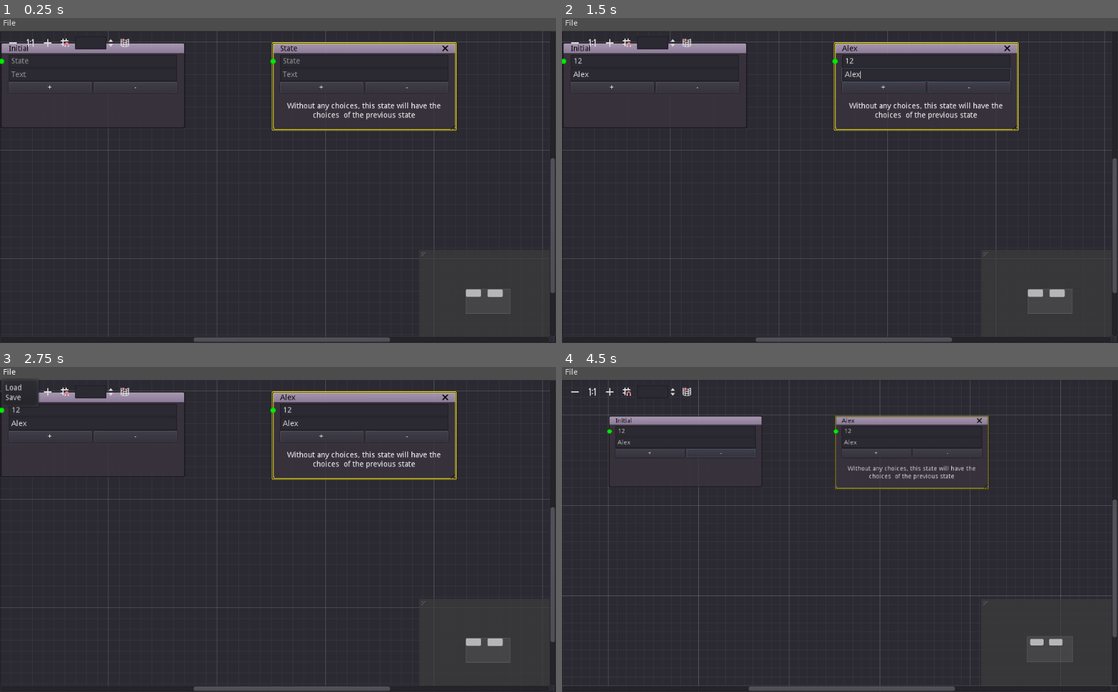
Above: before the commit, frames 1-4 (two rows, left to right).
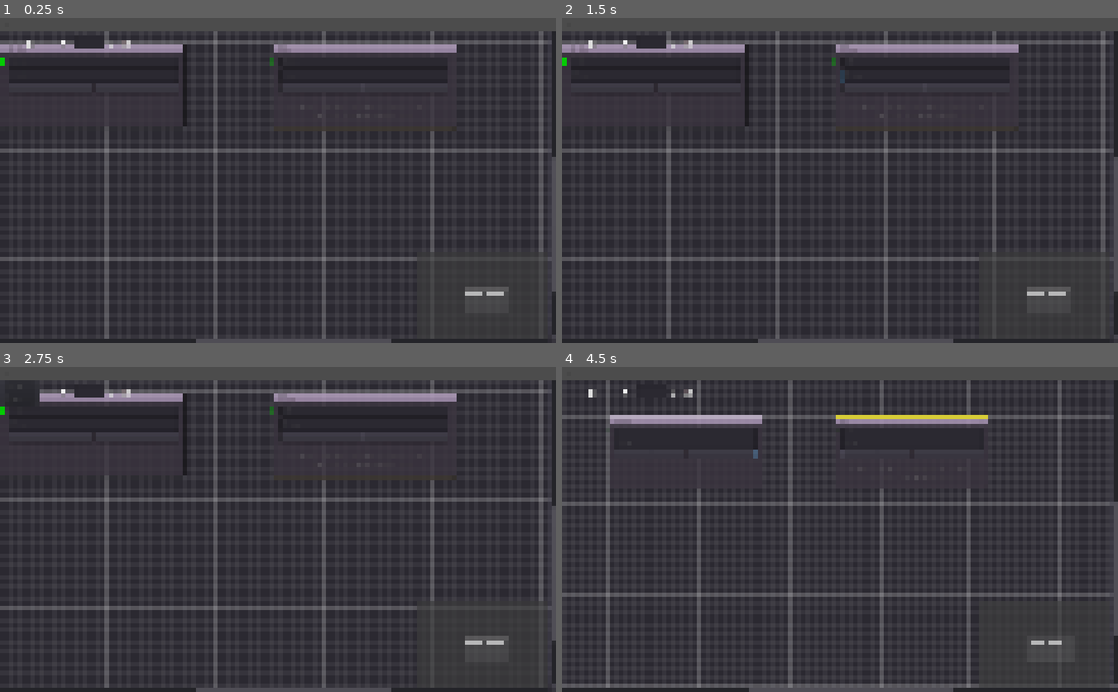
Above: after the commit, the same moments.

Repository: creikey/godot-dialog
Game: Godot game, scene res://Main.tscn
Two runs of this game, one before a commit and one after it. Both use one fixed random seed, a clock stepped at 60 frames per second and the inputs below.
Inputs (mouse positions are in pixels of both pictures, inside the frame that each line leads up to):
- Up to frame 1 (0.25 s): no input
- Up to frame 2 (1.5 s): click (656, 60) at 0.52 s; type "12" at 0.6 s; click (656, 73) at 0.75 s; type "Alex" at 0.83 s; click (928, 60) at 0.98 s; type "12" at 1.07 s; click (928, 73) at 1.27 s; type "Alex" at 1.35 s
- Up to frame 3 (2.75 s): click "File" at 2 s
- Up to frame 4 (4.5 s): click "+" at 2.75 s; click "-" at 3.5 s; click (573, 393) at 4.25 s

The runs differ from the first frame. In frame 1, 7.6% of the frame differs, in the area x 0-100%, y 0-100%; in frame 2, 7.8%; in frame 3, 7.5%; in frame 4, 9.0%.

Commit message:
Enable low processor mode as suggested by docs

Diff:
--- /dev/null
+++ b/editor/Main.gd
@@ -0,0 +1,4 @@
+extends Node2D
+
+func _ready():
+	OS.low_processor_usage_mode = true
--- a/editor/Main.tscn
+++ b/editor/Main.tscn
@@ -1,10 +1,12 @@
-[gd_scene load_steps=4 format=2]
+[gd_scene load_steps=5 format=2]
 
-[ext_resource path="res://GraphEdit.gd" type="Script" id=1]
-[ext_resource path="res://InitialGraphNode.tscn" type="PackedScene" id=2]
-[ext_resource path="res://StateGraphNode.tscn" type="PackedScene" id=3]
+[ext_resource path="res://Main.gd" type="Script" id=1]
+[ext_resource path="res://GraphEdit.gd" type="Script" id=2]
+[ext_resource path="res://InitialGraphNode.tscn" type="PackedScene" id=3]
+[ext_resource path="res://StateGraphNode.tscn" type="PackedScene" id=4]
 
 [node name="Main" type="Node2D"]
+script = ExtResource( 1 )
 
 [node name="UI" type="CanvasLayer" parent="."]
 
Not shown: 1 places in editor/Main.tscn that only renumber resources
